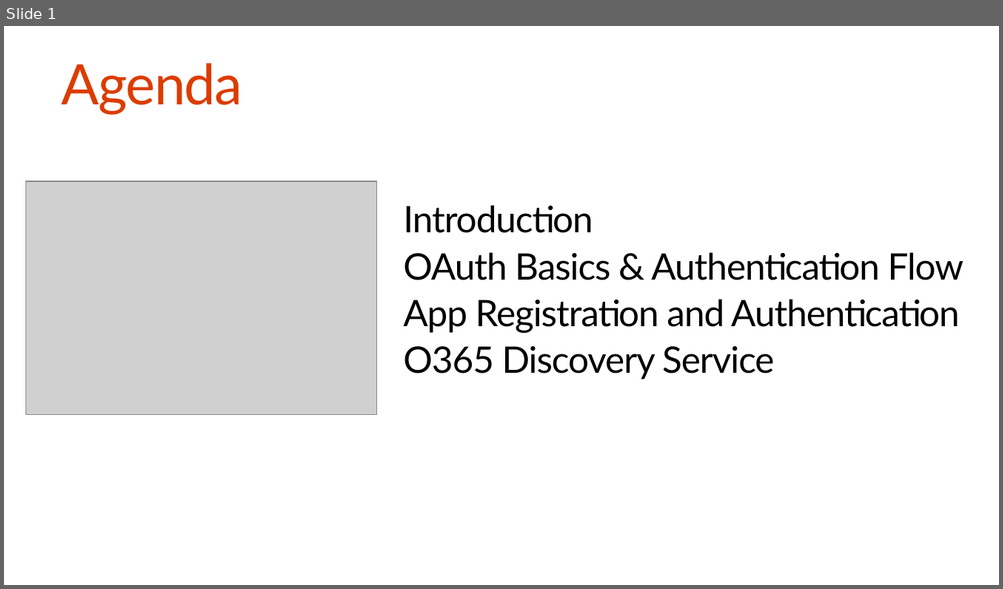
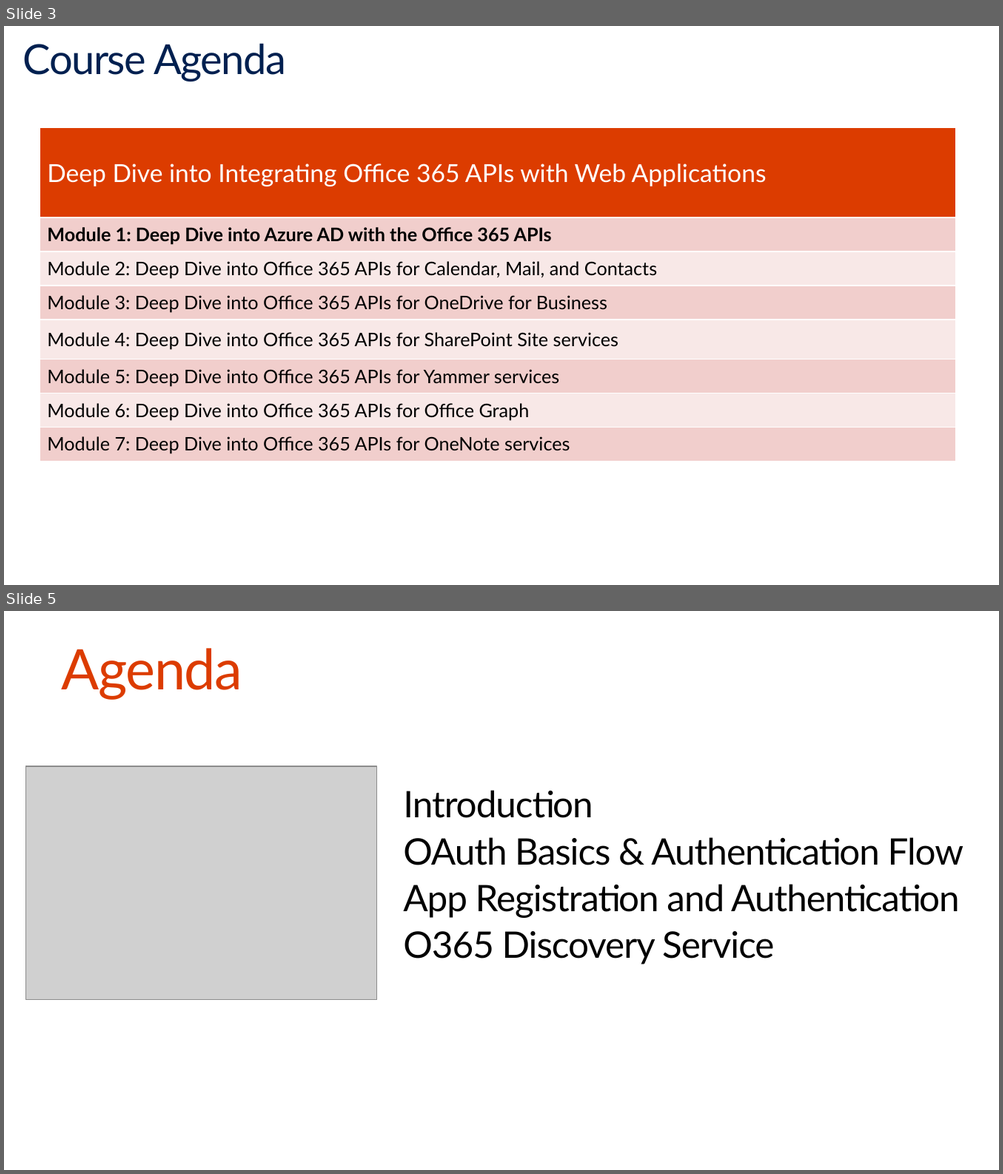
Before and after one commit to OfficeDev/TrainingContent, a slide deck: O3653-1 Deep Dive into Azure AD with the Office 365 APIs/O3653-1 Deep Dive into Azure AD with the Office 365 APIs.pptx. Shown one above the other, each under a label of ours: slide 1 before the commit, slides 3 and 5 after it; the slides between them are not shown. The pictures are 1003x589 and 1003x1174 pixels, drawn with LibreOffice and Linux fonts; fonts in the diff are those of the drawing; grey boxes stand for pictures. Boxes give left, top, right and bottom in pixels: in the first picture for what was removed or moved away, otherwise in the second. Text is boxed around its words. In the diff, an @@ line names an element or a change of style, - is before the commit and + after.

```diff
--- a/O3653-1 Deep Dive into Azure AD with the Office 365 APIs/O3653-1 Deep Dive into Azure AD with the Office 365 APIs.pptx
+++ b/O3653-1 Deep Dive into Azure AD with the Office 365 APIs/O3653-1 Deep Dive into Azure AD with the Office 365 APIs.pptx
@@ slide 3 added at [4, 26, 999, 585], background #FFFFFF @@
@@ title added at [23, 43, 286, 82], 40 pt, text #002050 @@
+Course Agenda
@@ table added at [40, 127, 956, 462], 8 rows, 1 columns @@
+Deep Dive into Integrating Office 365 APIs with Web Applications
+Module 1: Deep Dive into Azure AD with the Office 365 APIs
+Module 2: Deep Dive into Office 365 APIs for Calendar, Mail, and Contacts
+Module 3: Deep Dive into Office 365 APIs for OneDrive for Business
+Module 4: Deep Dive into Office 365 APIs for SharePoint Site services
+Module 5: Deep Dive into Office 365 APIs for Yammer services
+Module 6: Deep Dive into Office 365 APIs for Office Graph
+Module 7: Deep Dive into Office 365 APIs for OneNote services
@@ what was slide 1 is now slide 5 @@
```
Also in this commit, not shown: 1 slide changed, 7 other slides added, 8 other files.
